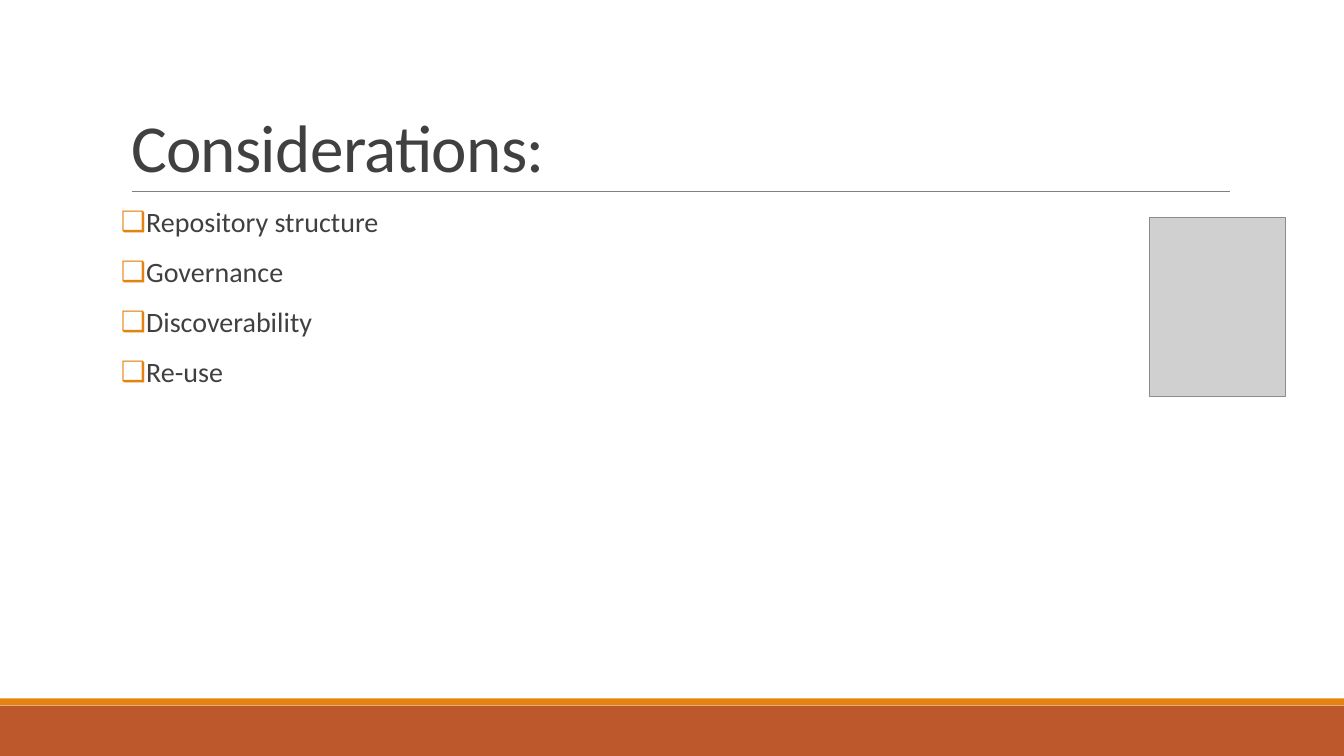
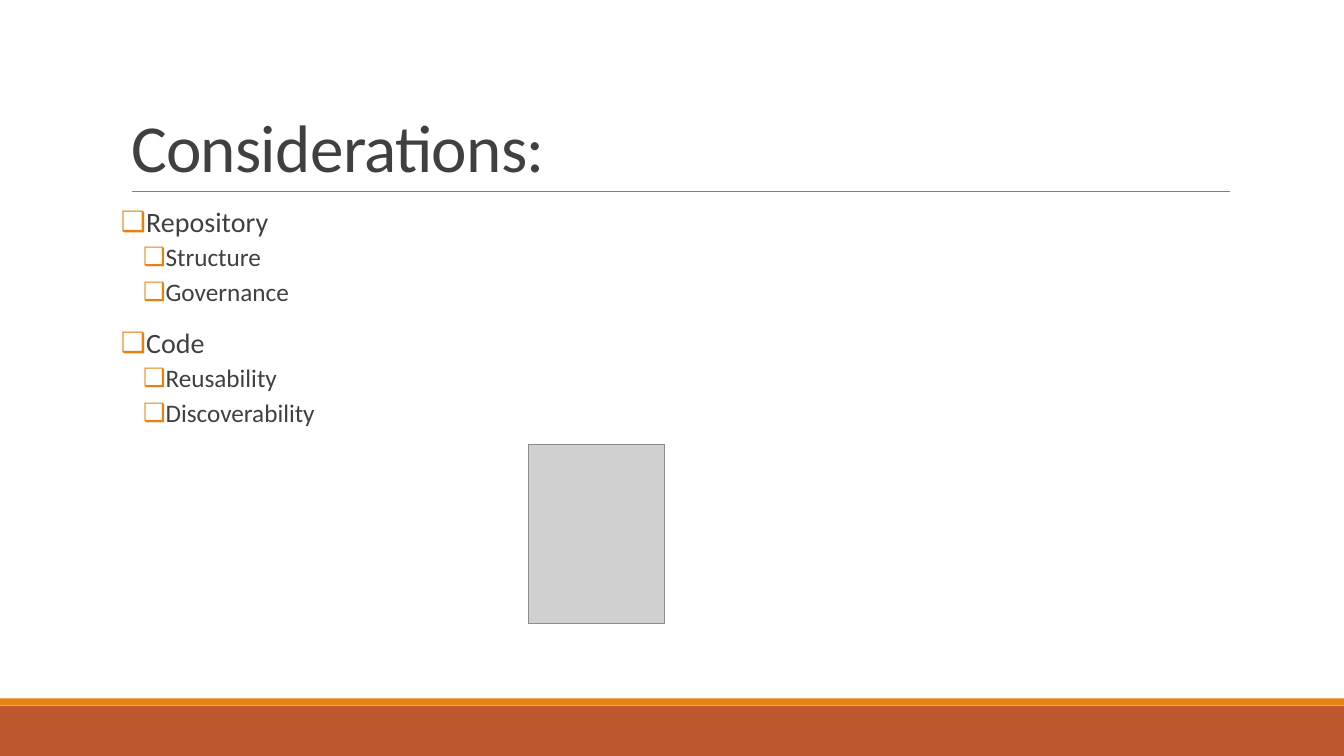
Before and after one commit to vanderbi/codeLibrary, a slide deck: slide 4 of Building an Information Management Code Library.pptx. Drawn at 1344x756 pixels with LibreOffice and Linux fonts; fonts in the diff are those of the drawing; grey boxes stand for pictures; background and template pictures are left out. Boxes give left, top, right and bottom in pixels: in the first picture for what was removed or moved away, otherwise in the second. Text is boxed around its words. In the diff, an @@ line names an element or a change of style, - is before the commit and + after.

```diff
--- a/Building an Information Management Code Library.pptx
+++ b/Building an Information Management Code Library.pptx
@@ text at bbox=[146, 212, 268, 266]: text changed @@
-❑ Repository structure
+❑ Repository
+  ❑ Structure
@@ text at bbox=[166, 284, 315, 426]: size 20 to 18 pt in "Governance", "Discoverability"; list level 1 to 2 in "Governance"; list level 1 to 2 in "Discoverability" @@
@@ text at bbox=[146, 333, 277, 391]: paragraphs added @@
+❑ Code
+  ❑ Reusability
@@ text at bbox=[146, 364, 223, 382]: paragraph removed @@
-❑ Re-use
@@ picture: place and size @@
-picture at bbox=[1149, 218, 1286, 396]
+picture at bbox=[528, 445, 664, 623]
```
Also in this commit, not shown: 4 other slides changed, 2 slides added, 1 slide removed.
